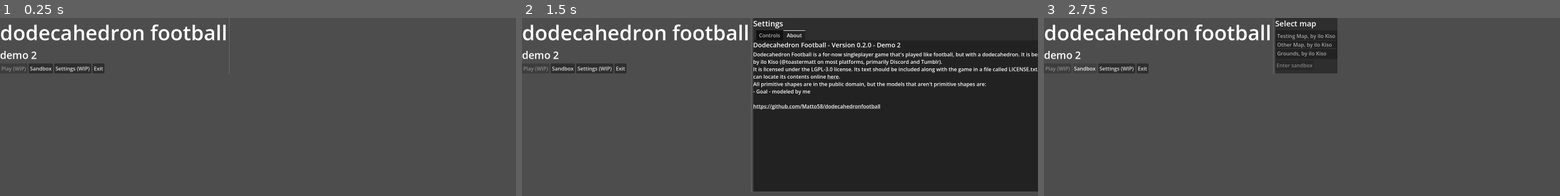
Above: before the commit, frames 1-3 (left to right).
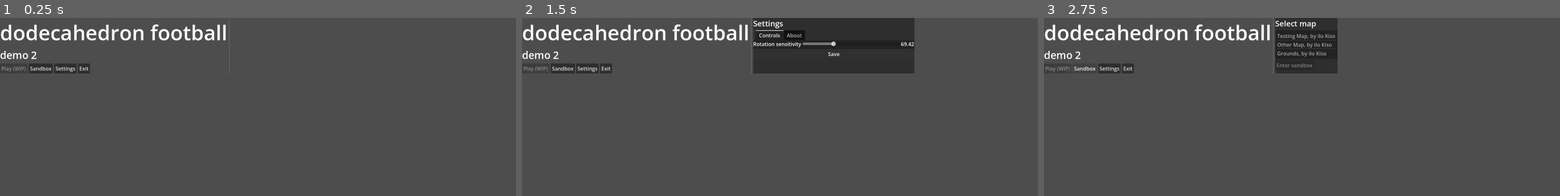
Above: after the commit, the same moments.

Repository: Matto58/dodecahedronfootball
Game: Godot game, scene res://scenes/main_menu.tscn
Two runs of this game, one before a commit and one after it. Both use one fixed random seed, a clock stepped at 60 frames per second and the inputs below.
Inputs (mouse positions are in pixels of both pictures, inside the frame that each line leads up to):
- Up to frame 1 (0.25 s): no input
- Up to frame 2 (1.5 s): click "Settings (WIP)" (after the commit: "Settings") at 0.5 s; click (831, 53) at 1.25 s, where only the run after the commit has a clickable "Save"
- Up to frame 3 (2.75 s): click "Sandbox" at 2 s

The runs differ from the first frame. In frame 1, 0.2% of the frame differs, in the area x 14-21%, y 25-32%; in frame 2, 45%, in the area x 14-100%, y 0-98%; in frame 3, 0.2%.

Commit message:
make settings be able to be saved, make settings non-static so they can be saved as a resource

Diff:
--- a/scenes/main_menu.tscn
+++ b/scenes/main_menu.tscn
@@ -87,7 +87,7 @@
 
 [node name="Button2" type="Button" parent="HBoxContainer/VBoxContainer/Container" unique_id=1241194629]
 layout_mode = 2
-text = "Settings (WIP)"
+text = "Settings"
 
 [node name="Button3" type="Button" parent="HBoxContainer/VBoxContainer/Container" unique_id=770468164]
 layout_mode = 2
@@ -97,6 +97,7 @@
 layout_mode = 2
 
 [node name="PanelContainer" type="PanelContainer" parent="HBoxContainer" unique_id=657258046]
+visible = false
 layout_mode = 2
 
 [node name="mapselect" type="VBoxContainer" parent="HBoxContainer/PanelContainer" unique_id=1632860458]
@@ -131,6 +132,7 @@
 layout_mode = 2
 
 [node name="settoing" type="VBoxContainer" parent="HBoxContainer/PanelContainer2" unique_id=2127245563]
+custom_minimum_size = Vector2(500, 0)
 layout_mode = 2
 
 [node name="Label" type="Label" parent="HBoxContainer/PanelContainer2/settoing" unique_id=1760054131]
@@ -139,16 +141,15 @@
 label_settings = SubResource("LabelSettings_ekxnf")
 
 [node name="TabContainer" type="TabContainer" parent="HBoxContainer/PanelContainer2/settoing" unique_id=1671766262]
-custom_minimum_size = Vector2(1000, 500)
-layout_mode = 2
-current_tab = 1
+layout_mode = 2
+current_tab = 0
 
 [node name="Controls" type="VBoxContainer" parent="HBoxContainer/PanelContainer2/settoing/TabContainer" unique_id=1526212631]
-visible = false
 layout_mode = 2
 metadata/_tab_index = 0
 
 [node name="Label" type="Label" parent="HBoxContainer/PanelContainer2/settoing/TabContainer/Controls" unique_id=334009528]
+visible = false
 layout_mode = 2
 text = "NOTE: THESE DO NOT SAVE YET. THEY WILL ONLY APPLY TO YOUR CURRENT SESSION."
 
@@ -159,7 +160,7 @@
 layout_mode = 2
 text = "Rotation sensitivity"
 
-[node name="rotationsensitivity" type="HSlider" parent="HBoxContainer/PanelContainer2/settoing/TabContainer/Controls/HFlowContainer" unique_id=509085246]
+[node name="rotsensitivity" type="HSlider" parent="HBoxContainer/PanelContainer2/settoing/TabContainer/Controls/HFlowContainer" unique_id=509085246]
 unique_name_in_owner = true
 layout_mode = 2
 size_flags_horizontal = 3
@@ -168,10 +169,18 @@
 max_value = 15.0
 step = 0.5
 value = 5.0
-tick_count = 14
-ticks_on_borders = true
+
+[node name="rotsensitivitylabel" type="Label" parent="HBoxContainer/PanelContainer2/settoing/TabContainer/Controls/HFlowContainer" unique_id=932430375]
+unique_name_in_owner = true
+layout_mode = 2
+text = "69.42"
+
+[node name="savesettingsbtn" type="Button" parent="HBoxContainer/PanelContainer2/settoing/TabContainer/Controls" unique_id=1419585896]
+layout_mode = 2
+text = "Save"
 
 [node name="About" type="VBoxContainer" parent="HBoxContainer/PanelContainer2/settoing/TabContainer" unique_id=664091425]
+visible = false
 layout_mode = 2
 metadata/_tab_index = 1
 
@@ -197,5 +206,6 @@
 [connection signal="item_activated" from="HBoxContainer/PanelContainer/mapselect/maplist" to="." method="_on_maplist_item_activated"]
 [connection signal="item_selected" from="HBoxContainer/PanelContainer/mapselect/maplist" to="." method="_on_maplist_item_selected"]
 [connection signal="pressed" from="HBoxContainer/PanelContainer/mapselect/HFlowContainer/playmapsandbox" to="." method="_on_playmapsandbox_pressed"]
-[connection signal="value_changed" from="HBoxContainer/PanelContainer2/settoing/TabContainer/Controls/HFlowContainer/rotationsensitivity" to="." method="_on_rotationsensitivity_value_changed"]
+[connection signal="value_changed" from="HBoxContainer/PanelContainer2/settoing/TabContainer/Controls/HFlowContainer/rotsensitivity" to="." method="_on_rotationsensitivity_value_changed"]
+[connection signal="pressed" from="HBoxContainer/PanelContainer2/settoing/TabContainer/Controls/savesettingsbtn" to="." method="_on_savesettingsbtn_pressed"]
 [connection signal="meta_clicked" from="HBoxContainer/PanelContainer2/settoing/TabContainer/About/RichTextLabel" to="." method="_on_rich_text_label_meta_clicked"]
--- a/scripts/main_menu.gd
+++ b/scripts/main_menu.gd
@@ -10,6 +10,11 @@
 	get_tree().change_scene_to_packed(map)
 
 func _ready() -> void:
+	Settoing.activeInstance = Settoing.loadFromFile()
+	if Settoing.activeInstance == null: Settoing.activeInstance = Settoing.new()
+
+	%rotsensitivity.value = Settoing.activeInstance.rotMod * 100
+
 	$HBoxContainer/PanelContainer.hide()
 	$HBoxContainer/PanelContainer2.hide()
 	get_window().title = "Dodecahedron Football Demo " + str(Settoing.GAME_DEMO_NUM) + " [v" + Settoing.GAME_VER + "]"
@@ -33,10 +38,13 @@
 func _on_maplist_item_activated(index: int) -> void:
 	changeToBuiltin(MAP_IDS[index])
 
-
 func _on_rotationsensitivity_value_changed(value: float) -> void:
-	Settoing.rotMod = value / 100
+	Settoing.activeInstance.rotMod = value / 100
+	%rotsensitivitylabel.text = str(value)
 
 func _on_rich_text_label_meta_clicked(meta: Variant) -> void:
 	print("OPENING url " + str(meta))
 	OS.shell_open(str(meta))
+
+func _on_savesettingsbtn_pressed() -> void:
+	Settoing.saveToFile(Settoing.activeInstance)
--- a/scripts/player.gd
+++ b/scripts/player.gd
@@ -38,7 +38,7 @@
 	else:
 		velocity.x = move_toward(velocity.x, 0, SPEED * sprintMod)
 		velocity.z = move_toward(velocity.z, 0, SPEED * sprintMod)
-	rotate_y(-Input.get_axis("left", "right") * Settoing.rotMod)
+	rotate_y(-Input.get_axis("left", "right") * Settoing.activeInstance.rotMod)
 
 	move_and_slide()
 
--- a/scripts/settings.gd
+++ b/scripts/settings.gd
@@ -1,4 +1,4 @@
-extends Node
+extends Resource
 
 class_name Settoing # <-- yes this is a phighting reference. yes it is an intentional typo
 
@@ -7,4 +7,17 @@
 const GAME_DEMO_NUM = 2
 
 # PLAYER
-static var rotMod: float = 0.05
+@export var rotMod: float = 0.05
+
+# TEST VALUES
+@export var a: String = "sdjhsjdhs"
+@export var b: Array = []
+@export var c: int = 69
+
+static var activeInstance: Settoing
+
+static func saveToFile(s: Settoing):
+	ResourceSaver.save(s, "settings.tres")
+
+static func loadFromFile() -> Settoing:
+	return ResourceLoader.load("settings.tres")
Not shown, changed: TODO.md
